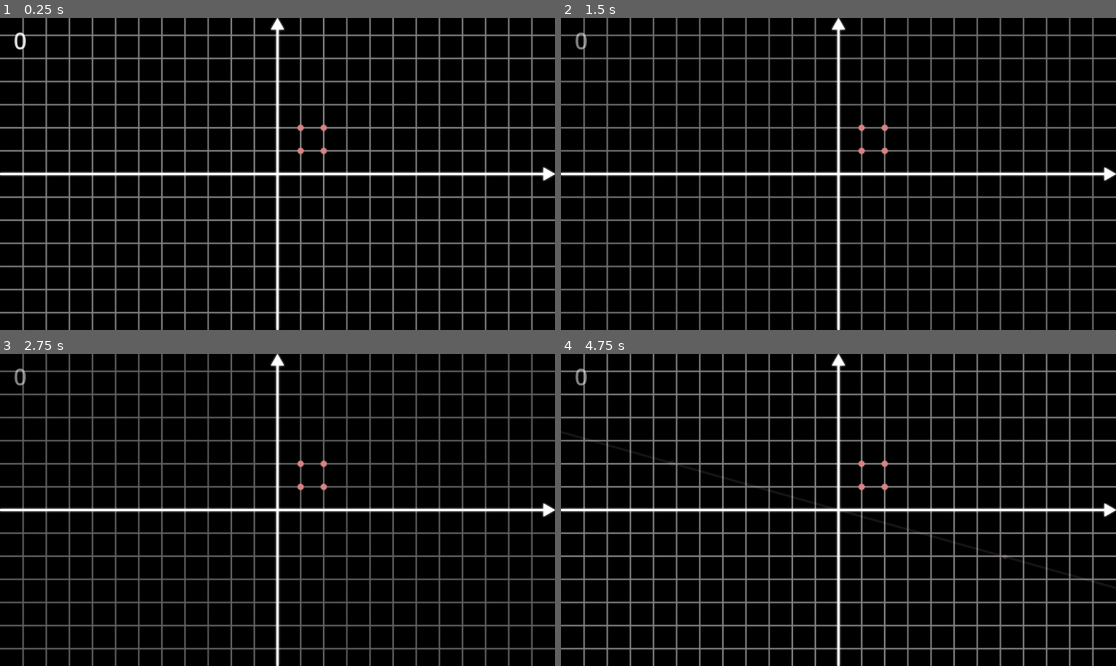
Above: before the commit, frames 1-4 (two rows, left to right).
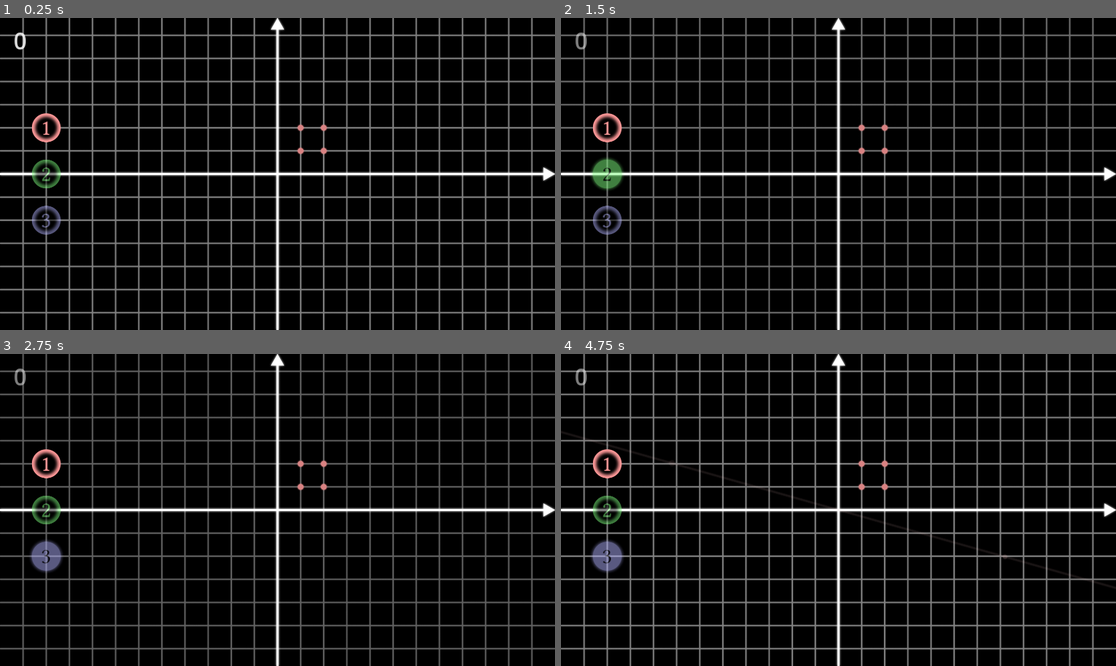
Above: after the commit, the same moments.

Repository: WorldBestClub/SLR
Game: Godot game, scene res://Game/game.tscn
Two runs of this game, one before a commit and one after it. Both use one fixed random seed, a clock stepped at 60 frames per second and the inputs below. The project has no main scene, so this scene is started directly.
Inputs (mouse positions are in pixels of both pictures, inside the frame that each line leads up to):
- Up to frame 1 (0.25 s): no input
- Up to frame 2 (1.5 s): move the mouse to (960, 158) at 0.52 s; hold 1 0.53-1.28 s; tap 2 at 0.8, 1.35 s; tap Enter at 1.25 s; move the mouse to (727, 189) at 1.27 s
- Up to frame 3 (2.75 s): tap 3 at 1.55 s; tap Space at 2 s; move the mouse to (333, 441) at 2.02 s; hold 3 from 2.03 s (still down); tap 0 at 2.3 s
- Up to frame 4 (4.75 s): tap Enter at 2.75, 4.25 s; move the mouse to (810, 572) at 2.77 s; release 3 at 2.78 s; tap 0 at 2.85 s; tap 1 at 3.05 s; tap Space at 3.5 s; move the mouse to (1005, 556) at 3.52 s; hold 2 3.53-4.28 s; click (1005, 556) at 3.6 s; move the mouse to (672, 463) at 4.27 s; right-click (672, 463) at 4.35 s; tap 3 at 4.55 s

The runs differ from the first frame. In frame 1, 0.9% of the frame differs, in the area x 2-12%, y 5-70%; in frame 2, 1.0%; in frame 3, 1.1%; in frame 4, 1.1%, in the area x 5-12%, y 30-70%.

Commit message:
많은 걸 함 (10/22)
임시 점수 시스템 반영
임시 점수 표시
선 색깔 변경 및 표시
아이콘 설정

Diff:
--- a/Game/backend.gd
+++ b/Game/backend.gd
@@ -1,6 +1,7 @@
 extends Node2D
 
 var score = 0
+var points = [0,0,0]	# 점의 좌표 (색깔별)
 
 # Called when the node enters the scene tree for the first time.
 func _ready():
@@ -9,12 +10,12 @@
 
 # Called every frame. 'delta' is the elapsed time since the previous frame.
 func _process(_delta):
-	if (get_parent().get_child(4) != null):
-		if (get_parent().get_child(4).modulate.a > 0.5):
-			get_parent().get_child(4).modulate.a -= 0.01
+	if (get_parent().get_node("Score") != null):
+		if (get_parent().get_node("Score").modulate.a > 0.5):
+			get_parent().get_node("Score").modulate.a -= 0.01
 
 
 func _on_points_score_change(changed):
 	Backend.score += changed
-	get_parent().get_child(4).text = str(round(Backend.score))
-	get_parent().get_child(4).modulate.a = 1
+	get_parent().get_child(5).text = str(roundi(Backend.score))
+	get_parent().get_child(5).modulate.a = 1
--- /dev/null
+++ b/Game/color.gd
@@ -0,0 +1,28 @@
+extends Node2D
+
+
+func _ready():
+	pass # Replace with function body.
+
+
+func _process(_delta):
+	if Input.is_key_pressed(KEY_1):		# 색깔 바꾸기 (R)
+		select(0)
+	elif Input.is_key_pressed(KEY_2):		# 색깔 바꾸기 (G)
+		select(1)
+	elif Input.is_key_pressed(KEY_3):		# 색깔 바꾸기 (B)
+		select(2)
+
+	for i in range(3):
+		if (Backend.points[i] is Array):
+			get_child(i).modulate.a = 1
+		else:
+			get_child(i).modulate.a = 0.5
+
+
+func select(color):
+	for i in range(3):
+		if (i==color):
+			get_child(i).texture = load("res://Game/Objects/"+str(i)+".png")
+		else:
+			get_child(i).texture = load("res://Game/Objects/0"+str(i)+".png")
--- a/Game/game.tscn
+++ b/Game/game.tscn
@@ -7,19 +7,14 @@
 [ext_resource type="Script" uid="uid://b0efjt82kj6fh" path="res://Game/points.gd" id="4_oomkl"]
 [ext_resource type="Script" uid="uid://baohsykxu78ig" path="res://Game/line.gd" id="5_fwxkx"]
 [ext_resource type="Texture2D" uid="uid://ca0mtrs3cqs4l" path="res://Game/Objects/LLine.png" id="5_qmv3x"]
+[ext_resource type="Script" uid="uid://cv2k42fap8tfd" path="res://Game/color.gd" id="6_glinl"]
 [ext_resource type="Script" uid="uid://ddceehe6yhsf3" path="res://Game/backend.gd" id="8_buohc"]
+[ext_resource type="Texture2D" uid="uid://udtafs2rqjkg" path="res://Game/Objects/00.png" id="9_glinl"]
+[ext_resource type="Texture2D" uid="uid://c2i0vr43keum" path="res://Game/Objects/01.png" id="10_glinl"]
+[ext_resource type="Texture2D" uid="uid://do5hrgwo5fg22" path="res://Game/Objects/02.png" id="11_72g0p"]
 
 [sub_resource type="LabelSettings" id="LabelSettings_buohc"]
 font_size = 80
-stacked_outline_count = 4
-stacked_outline_0/size = 1
-stacked_outline_0/color = Color(0, 0, 0, 0.24705882)
-stacked_outline_1/size = 1
-stacked_outline_1/color = Color(0, 0, 0, 0.24705882)
-stacked_outline_2/size = 1
-stacked_outline_2/color = Color(0, 0, 0, 0.24705882)
-stacked_outline_3/size = 1
-stacked_outline_3/color = Color(0, 0, 0, 0.24705882)
 
 [node name="Game" type="Node2D" unique_id=973754319]
 script = ExtResource("1_qmv3x")
@@ -66,6 +61,21 @@
 visible = false
 texture = ExtResource("3_7raqb")
 
+[node name="Color" type="Node2D" parent="." unique_id=672106995]
+script = ExtResource("6_glinl")
+
+[node name="Red" type="Sprite2D" parent="Color" unique_id=1033409001]
+position = Vector2(-800, -160)
+texture = ExtResource("9_glinl")
+
+[node name="Green" type="Sprite2D" parent="Color" unique_id=99709900]
+position = Vector2(-800, 0)
+texture = ExtResource("10_glinl")
+
+[node name="Blue" type="Sprite2D" parent="Color" unique_id=20608096]
+position = Vector2(-800, 160)
+texture = ExtResource("11_72g0p")
+
 [node name="Backend" type="Node2D" parent="." unique_id=665416439]
 script = ExtResource("8_buohc")
 
--- a/Game/line.gd
+++ b/Game/line.gd
@@ -13,7 +13,7 @@
 # Called every frame. 'delta' is the elapsed time since the previous frame.
 func _process(_delta):
 
-	if Input.is_key_pressed(KEY_0):		# 색깔 바꾸기
+	if Input.is_key_pressed(KEY_1):		# 색깔 바꾸기
 		color = 0
 		modulate.h = 0
 		modulate.s = 0.2
--- a/Game/points.gd
+++ b/Game/points.gd
@@ -2,11 +2,11 @@
 
 var colors = [0,1,2]	# (현재 웨이브에서 나타날 수 있는) 점의 색깔
 # 0=빨간색, 1=초록색, 3=파란색
-var numbers = [0,0,0]
+#var numbers = [0,0,0]	# 점의 개수
 var points = [0,0,0]	# 점의 좌표 (색깔별)
 var allpoints = []		# 전체 점의 좌표 (중복 방지용)
 var LoF = [0,0,0]		# 적합선 (y=ax+b)
-var loss = [0,0,0]	# 손실함수 최솟
+var loss = [0,0,0]	# 손실함수 최솟값
 
 signal score_change
 
@@ -23,25 +23,25 @@
 
 func point(color):
 	var origin = get_child(color).duplicate()
-	#var number = randi_range(3, 4)
-	numbers[color] = randi_range(3, 4)
-	var coords = []
+	#numbers[color] = randi_range(3, 4)
+	#var coords = []
+	Backend.points[color] = []
 	var pos
-	for i in range(numbers[color]):	# 복제값
+	for i in range(randi_range(3, 4)):	# 복제값
 		get_child(color).add_child(origin.duplicate())	# duplicate()를 한 노드는 한 번 추가되면 null이 된다.
 		while ((pos in allpoints) or (pos == null)):	# 중복을 피하기 위함
 			pos = Vector2(randi_range(1, 2),randi_range(1, 2))
-		coords.append(pos)
+		Backend.points[color].append(pos)
 		allpoints.append(pos)
-		get_child(color).get_child(i).position = Vector2(80*coords[i].x, -80*coords[i].y)
+		get_child(color).get_child(i).position = Vector2(80*Backend.points[color][i].x, -80*Backend.points[color][i].y)
 		get_child(color).get_child(i).modulate = Color(1.0, 1.0, 1.0, 1.0)
 		get_child(color).get_child(i).self_modulate.a = 1
-	points[color] = coords
-	LoF[color] = find(coords)
+	#Backend.points[color] = coords
+	LoF[color] = find(Backend.points[color])
 
-	for i in range(numbers[color]):	# 오차의 제곱의 합 찾기
-		loss[color] += ( coords[i].y - ( LoF[color][0]*(coords[i].x) + LoF[color][1] ))**2
-	print("적합선",loss[color])
+	for i in range(len(Backend.points[color])):	# 오차의 제곱의 합 찾기
+		loss[color] += ( Backend.points[color][i].y - ( LoF[color][0]*(Backend.points[color][i].x) + LoF[color][1] ))**2
+	print("손실의 최솟값",loss[color])
 
 func find(coords):		# 적합선 찾기
 	var sum = [0,0,0,0]		# 각각 x총합, y총합, xy총합, x^2총합
@@ -52,15 +52,22 @@
 		sum[3] += coords[i].x ** 2
 	#적합선
 	var result = [ ((len(coords)*sum[2])-(sum[0]*sum[1]))/((len(coords)*sum[3])-(sum[0]**2)) , ((sum[3]*sum[1])-(sum[0]*sum[2]))/((len(coords)*sum[3])-(sum[0]**2)) ]
-	print("손실의 최솟값",result)
+	print("적합선",result)
 	return result
 
 
 func _on_line_drawn(equ, col):		# 선이 그어졌을 때
 	print("그은 선",equ)
-	var accuracy = 0
-	for i in range(numbers[col]):
+	var accuracy = 0.0	#그은 선의 손실의 합
+	for i in range(len(points[col])):
 		accuracy += ( points[col][i].y - ( equ[0]*(points[col][i].x) + equ[1] ))**2
 	print("그은 선의 손실",accuracy)
-	print("가산점",accuracy-loss[col])
-	score_change.emit(loss[col]-accuracy+10)
+	var meany = 0.0		#y좌표 평균
+	var deviation = 0.0	#y좌표 편차의 제곱의 합
+	for i in range(len(points[col])):
+		meany += points[col][i].y
+	meany = meany / len(points[col])
+	for i in range(len(points[col])):
+		deviation += (meany-points[col][i].y)**2
+	print("y좌표 편차의 제곱의 합",deviation)
+	score_change.emit((loss[col]-accuracy)/deviation)
--- a/project.godot
+++ b/project.godot
@@ -13,7 +13,7 @@
 config/name="SLR"
 config/description="SLR"
 config/features=PackedStringArray("4.6", "GL Compatibility")
-config/icon="res://icon.svg"
+config/icon="uid://bi5vbsjguk8rw"
 
 [autoload]
 
Binary file added: Game/Objects/0.png
Not shown, added: Game/Objects/0.png.import
Binary file added: Game/Objects/00.png
Not shown, added: Game/Objects/00.png.import
Binary file added: Game/Objects/01.png
Not shown, added: Game/Objects/01.png.import
Binary file added: Game/Objects/02.png
Not shown, added: Game/Objects/02.png.import
Binary file added: Game/Objects/1.png
Not shown, added: Game/Objects/1.png.import
Binary file added: Game/Objects/2.png
Not shown, added: Game/Objects/2.png.import
(and 5 more such lines)
